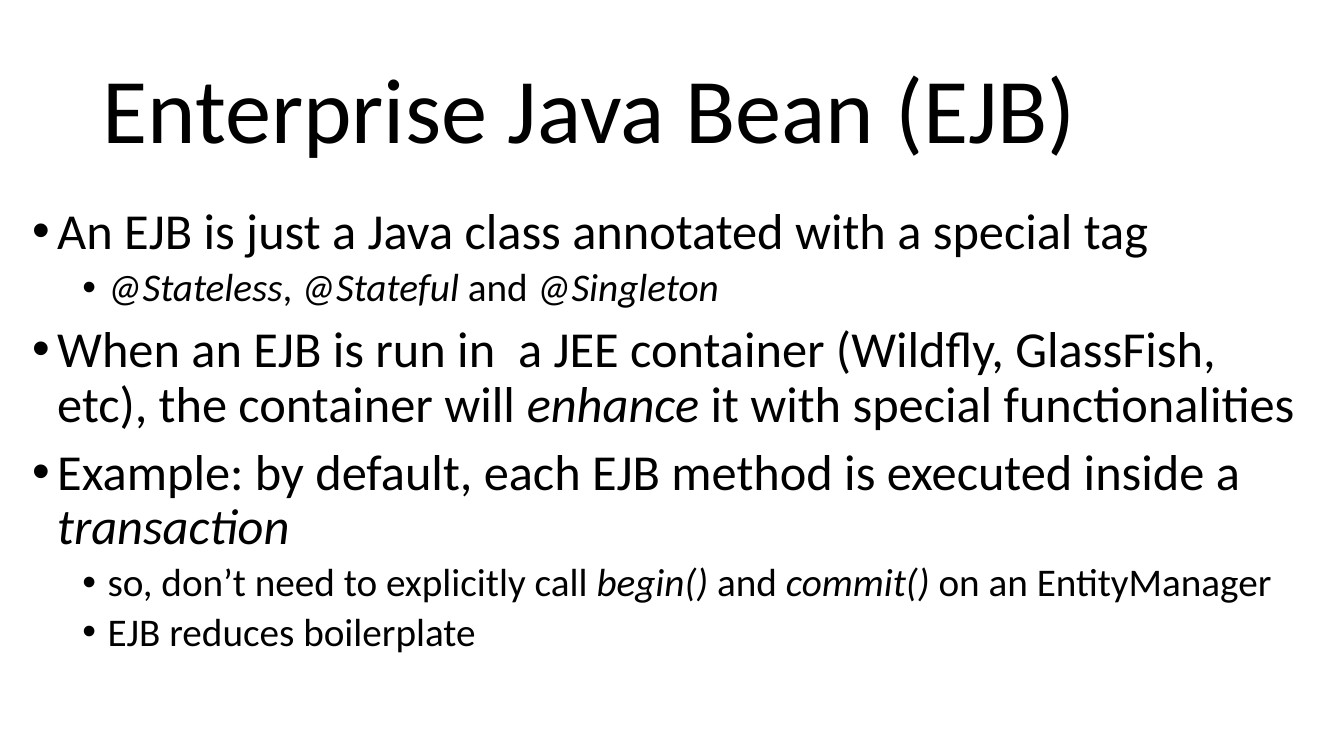
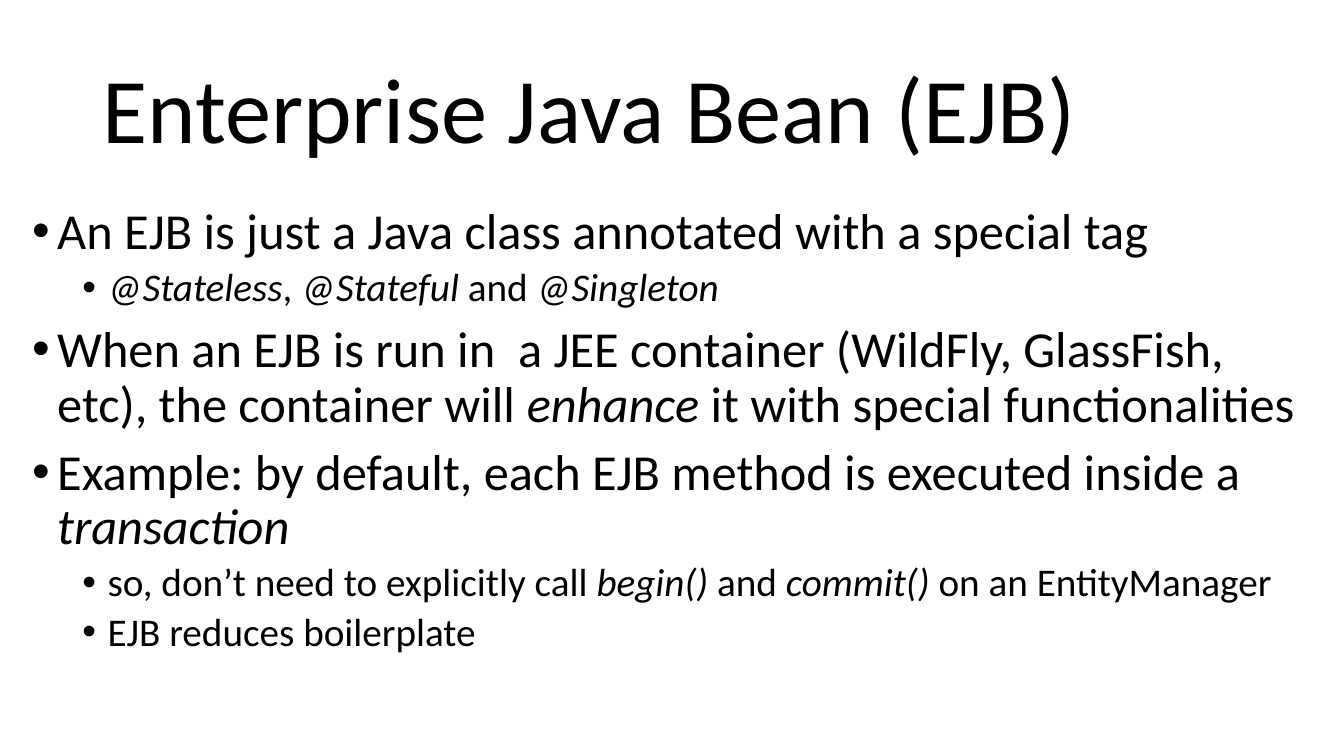
Before and after one commit to arcuri82/testing_security_development_enterprise_systems, a slide deck: slide 3 of doc/intro/slides/lesson_04_ejb.pptx. Drawn at 1344x756 pixels with LibreOffice and Linux fonts; fonts in the diff are those of the drawing. Boxes give left, top, right and bottom in pixels: in the first picture for what was removed or moved away, otherwise in the second. Text is boxed around its words. In the diff, an @@ line names an element or a change of style, - is before the commit and + after.

```diff
--- a/doc/intro/slides/lesson_04_ejb.pptx
+++ b/doc/intro/slides/lesson_04_ejb.pptx
@@ text at (x1=57, y1=330, x2=1295, y2=430): text changed @@
-• When an EJB is run in a JEE container (Wildfly, GlassFish, etc), the container will enhance it with special functionalities
+• When an EJB is run in a JEE container (WildFly, GlassFish, etc), the container will enhance it with special functionalities
```
Also in this commit, not shown: 7 other slides changed, 1 slide added, 19 other files.
